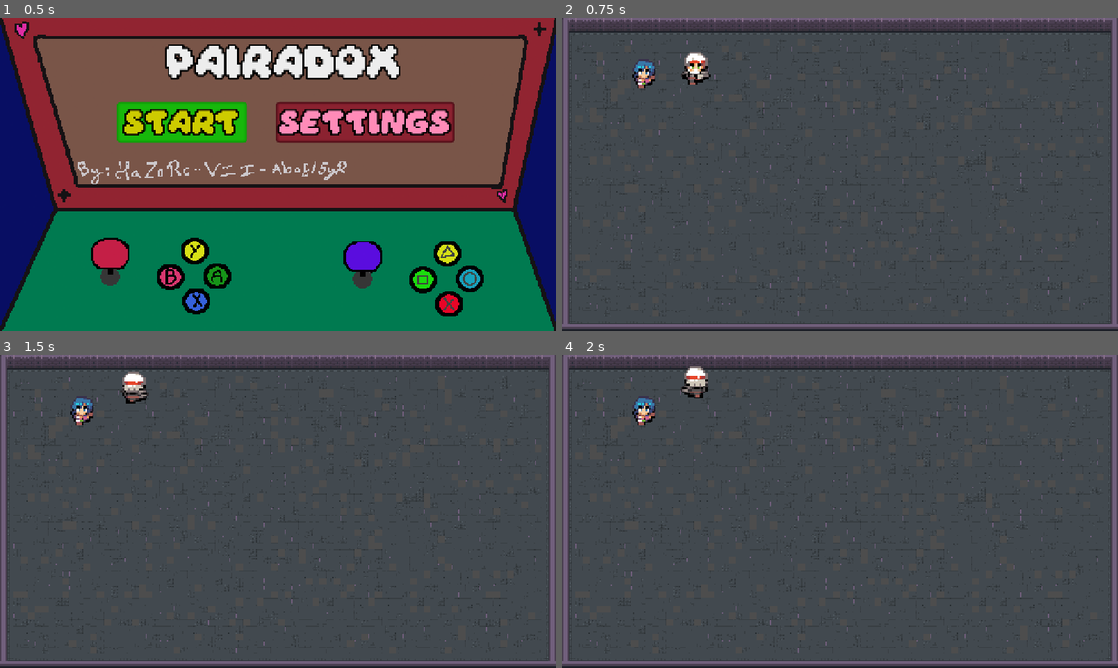
Above: before the commit, frames 1-4 (two rows, left to right).
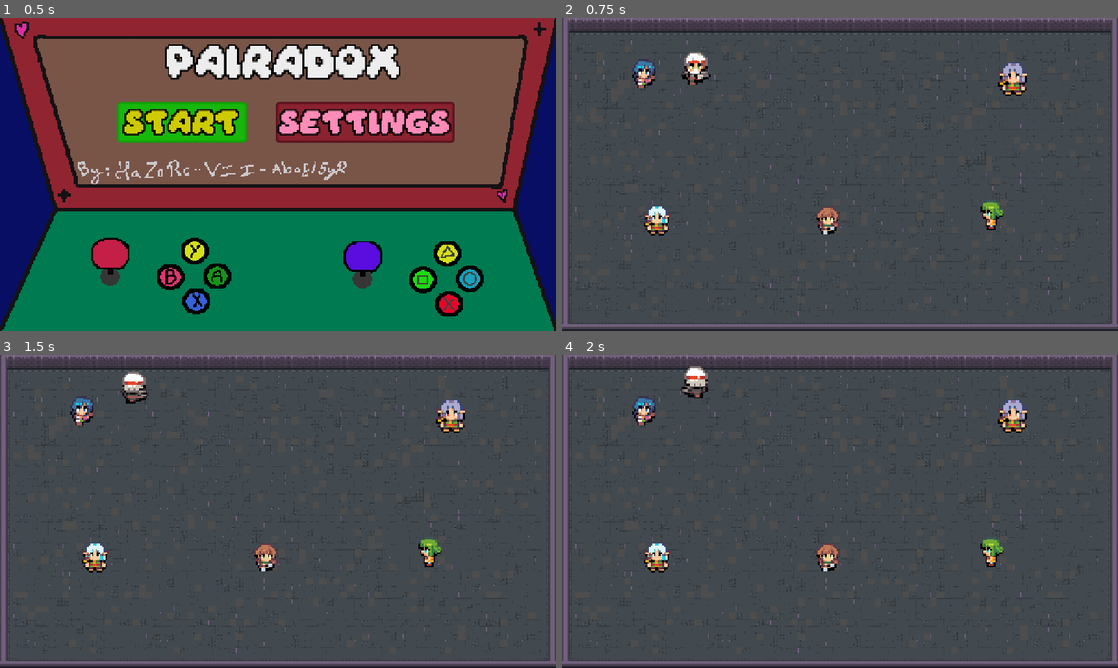
Above: after the commit, the same moments.

Repository: vii-abdullatif/Co-op
Game: Godot game, scene res://scenes/main_menu/main_menu.tscn
The game is run twice, just before and just after one commit, with the same random seed, the same clock (stepped at 60 frames per second) and the same inputs.
Inputs (mouse positions are in pixels of both pictures, inside the frame that each line leads up to):
- Up to frame 1 (0.5 s): no input
- Up to frame 2 (0.75 s): click "START" at 0.5 s
- Up to frame 3 (1.5 s): tap Enter at 1.25 s; move the mouse to (400, 495) at 1.27 s; hold Up (ui_up) from 1.28 s (still down); tap Down (down_2) at 1.35 s; click (400, 495) at 1.42 s
- Up to frame 4 (2 s): keep holding Up (ui_up)

Frame 1 is identical in both runs. In frame 2, 1.3% of the frame differs, in the area x 14-84%, y 14-70%; in frame 3, 1.3%; in frame 4, 1.3%.

Commit message:
added the main hall

Diff:
--- a/scenes/game/game.tscn
+++ b/scenes/game/game.tscn
@@ -3,7 +3,11 @@
 [ext_resource type="Texture2D" uid="uid://bp5wavej2q27b" path="res://assets/Dungeon tileset/Dungeon tileset.png" id="1_7h61r"]
 [ext_resource type="Texture2D" uid="uid://cyev0p8o206w2" path="res://assets/MiniTileset-Dungeon/Dungeon.png" id="2_0sr1o"]
 [ext_resource type="PackedScene" uid="uid://cim80q8cwlyab" path="res://scenes/players/player_1/player_1.tscn" id="3_0sr1o"]
+[ext_resource type="PackedScene" uid="uid://c0vcfe1ytycmv" path="res://scenes/players/npcs/football.tscn" id="4_87uf6"]
 [ext_resource type="PackedScene" uid="uid://dwmlsmiaqejwj" path="res://scenes/players/player_2/player_2.tscn" id="4_kelw5"]
+[ext_resource type="PackedScene" uid="uid://cwvn73xk3i87u" path="res://scenes/players/npcs/tictactoe.tscn" id="5_2a8rs"]
+[ext_resource type="PackedScene" uid="uid://ba71u2txgprci" path="res://scenes/players/npcs/math.tscn" id="6_4j704"]
+[ext_resource type="PackedScene" uid="uid://duiuad5c3vfjv" path="res://scenes/players/npcs/duck.tscn" id="8_kp23o"]
 
 [sub_resource type="TileSetAtlasSource" id="TileSetAtlasSource_kelw5"]
 texture = ExtResource("1_7h61r")
@@ -586,6 +590,22 @@
 position = Vector2(189, 122)
 scale = Vector2(3.839996, 3.839996)
 
+[node name="CharacterBody2D4" parent="." unique_id=960779596 instance=ExtResource("4_87uf6")]
+position = Vector2(219, 462)
+scale = Vector2(3.839996, 3.839996)
+
+[node name="CharacterBody2D3" parent="." unique_id=193383448 instance=ExtResource("5_2a8rs")]
+position = Vector2(612, 460.00003)
+scale = Vector2(3.839996, 3.839996)
+
+[node name="CharacterBody2D2" parent="." unique_id=1170686652 instance=ExtResource("6_4j704")]
+position = Vector2(986, 450)
+scale = Vector2(3.839996, 3.839996)
+
 [node name="Player2" parent="." unique_id=1798007415 instance=ExtResource("4_kelw5")]
 position = Vector2(308, 109.00001)
 scale = Vector2(4.3599997, 4.3599997)
+
+[node name="CharacterBody2D" parent="." unique_id=1743809907 instance=ExtResource("8_kp23o")]
+position = Vector2(1039, 136)
+scale = Vector2(4.3599997, 4.3599997)
--- /dev/null
+++ b/scenes/players/npcs/area_2d.gd
@@ -0,0 +1,16 @@
+extends Area2D
+
+var players_inside: Array[Node2D] = []
+
+func _on_body_entered(body: Node2D) -> void:
+	if body.is_in_group("player") and body not in players_inside:
+		players_inside.append(body)
+
+func _on_body_exited(body: Node2D) -> void:
+	players_inside.erase(body)
+
+func _process(_delta: float) -> void:
+	for p in players_inside:
+		if Input.is_action_just_pressed(p.interact_action):
+			get_tree().change_scene_to_file("res://scenes/math/enter/control.tscn")
+			return
--- /dev/null
+++ b/scenes/players/npcs/area_2dfoot.gd
@@ -0,0 +1,18 @@
+extends Area2D
+
+var players_inside: Array[Node2D] = []
+
+func _on_body_entered(body: Node2D) -> void:
+	print("entered: ", body.name, " | in group: ", body.is_in_group("player"))
+	if body.is_in_group("player") and body not in players_inside:
+		players_inside.append(body)
+
+func _on_body_exited(body: Node2D) -> void:
+	players_inside.erase(body)
+
+func _process(_delta: float) -> void:
+	for p in players_inside:
+		if Input.is_action_just_pressed(p.interact_action):
+			print("pressed: ", p.interact_action)
+			get_tree().change_scene_to_file("res://scenes/football_header_minigame/football.tscn")
+			return
--- /dev/null
+++ b/scenes/players/npcs/area_2dtic.gd
@@ -0,0 +1,16 @@
+extends Area2D
+
+var players_inside: Array[Node2D] = []
+
+func _on_body_entered(body: Node2D) -> void:
+	if body.is_in_group("player") and body not in players_inside:
+		players_inside.append(body)
+
+func _on_body_exited(body: Node2D) -> void:
+	players_inside.erase(body)
+
+func _process(_delta: float) -> void:
+	for p in players_inside:
+		if Input.is_action_just_pressed(p.interact_action):
+			get_tree().change_scene_to_file("res://scenes/tictactoe/initial.tscn")
+			return
--- /dev/null
+++ b/scenes/players/npcs/area_2duck.gd
@@ -0,0 +1,16 @@
+extends Area2D
+
+var players_inside: Array[Node2D] = []
+
+func _on_body_entered(body: Node2D) -> void:
+	if body.is_in_group("player") and body not in players_inside:
+		players_inside.append(body)
+
+func _on_body_exited(body: Node2D) -> void:
+	players_inside.erase(body)
+
+func _process(_delta: float) -> void:
+	for p in players_inside:
+		if Input.is_action_just_pressed(p.interact_action):
+			get_tree().change_scene_to_file("res://scenes/bath_duck_minigame/bath_ducks_screen.tscn")
+			return
--- /dev/null
+++ b/scenes/players/npcs/duck.tscn
@@ -0,0 +1,44 @@
+[gd_scene format=3 uid="uid://duiuad5c3vfjv"]
+
+[ext_resource type="Texture2D" uid="uid://cfwye1mqvdv70" path="res://assets/SuperRetroWorld_CharacterPack_Full/SuperRetroWorld_CharacterPack_Full/sprite/character_17-24.png" id="1_pqkwf"]
+[ext_resource type="Script" uid="uid://85rawknjusou" path="res://scenes/players/npcs/area_2duck.gd" id="2_pqkwf"]
+
+[sub_resource type="AtlasTexture" id="AtlasTexture_2mqgs"]
+atlas = ExtResource("1_pqkwf")
+region = Rect2(64, 0, 16, 20)
+
+[sub_resource type="SpriteFrames" id="SpriteFrames_s7wsd"]
+animations = [{
+"frames": [{
+"duration": 1.0,
+"texture": SubResource("AtlasTexture_2mqgs")
+}],
+"loop": 1,
+"name": &"default",
+"speed": 5.0
+}]
+
+[sub_resource type="CircleShape2D" id="CircleShape2D_s7wsd"]
+radius = 8.0
+
+[sub_resource type="CircleShape2D" id="CircleShape2D_s7rlf"]
+radius = 25.0
+
+[node name="CharacterBody2D" type="CharacterBody2D" unique_id=960779596]
+
+[node name="AnimatedSprite2D" type="AnimatedSprite2D" parent="." unique_id=186722042]
+sprite_frames = SubResource("SpriteFrames_s7wsd")
+
+[node name="CollisionShape2D" type="CollisionShape2D" parent="." unique_id=1481718241]
+position = Vector2(0, 2)
+shape = SubResource("CircleShape2D_s7wsd")
+
+[node name="Area2D" type="Area2D" parent="." unique_id=1045191140]
+script = ExtResource("2_pqkwf")
+
+[node name="CollisionShape2D" type="CollisionShape2D" parent="Area2D" unique_id=277531108]
+position = Vector2(0, 2)
+shape = SubResource("CircleShape2D_s7rlf")
+
+[connection signal="body_entered" from="Area2D" to="Area2D" method="_on_body_entered"]
+[connection signal="body_exited" from="Area2D" to="Area2D" method="_on_body_exited"]
--- /dev/null
+++ b/scenes/players/npcs/football.tscn
@@ -0,0 +1,44 @@
+[gd_scene format=3 uid="uid://c0vcfe1ytycmv"]
+
+[ext_resource type="Texture2D" uid="uid://dx6qug5u82daa" path="res://assets/SuperRetroWorld_CharacterPack_Full/SuperRetroWorld_CharacterPack_Full/sprite/character_1-8.png" id="1_fmaqy"]
+[ext_resource type="Script" uid="uid://bda1gyvrj7xsn" path="res://scenes/players/npcs/area_2dfoot.gd" id="2_6lv1f"]
+
+[sub_resource type="AtlasTexture" id="AtlasTexture_ihslv"]
+atlas = ExtResource("1_fmaqy")
+region = Rect2(64, 0, 16, 20)
+
+[sub_resource type="SpriteFrames" id="SpriteFrames_s7wsd"]
+animations = [{
+"frames": [{
+"duration": 1.0,
+"texture": SubResource("AtlasTexture_ihslv")
+}],
+"loop": 1,
+"name": &"default",
+"speed": 5.0
+}]
+
+[sub_resource type="CircleShape2D" id="CircleShape2D_s7wsd"]
+radius = 8.0
+
+[sub_resource type="CircleShape2D" id="CircleShape2D_s7rlf"]
+radius = 25.0
+
+[node name="CharacterBody2D" type="CharacterBody2D" unique_id=960779596]
+
+[node name="AnimatedSprite2D" type="AnimatedSprite2D" parent="." unique_id=186722042]
+sprite_frames = SubResource("SpriteFrames_s7wsd")
+
+[node name="CollisionShape2D" type="CollisionShape2D" parent="." unique_id=1481718241]
+position = Vector2(0, 2)
+shape = SubResource("CircleShape2D_s7wsd")
+
+[node name="Area2D" type="Area2D" parent="." unique_id=1045191140]
+script = ExtResource("2_6lv1f")
+
+[node name="CollisionShape2D" type="CollisionShape2D" parent="Area2D" unique_id=277531108]
+position = Vector2(0, 2)
+shape = SubResource("CircleShape2D_s7rlf")
+
+[connection signal="body_entered" from="Area2D" to="Area2D" method="_on_body_entered"]
+[connection signal="body_exited" from="Area2D" to="Area2D" method="_on_body_exited"]
--- /dev/null
+++ b/scenes/players/npcs/math.tscn
@@ -0,0 +1,45 @@
+[gd_scene format=3 uid="uid://ba71u2txgprci"]
+
+[ext_resource type="Texture2D" uid="uid://cfwye1mqvdv70" path="res://assets/SuperRetroWorld_CharacterPack_Full/SuperRetroWorld_CharacterPack_Full/sprite/character_17-24.png" id="1_mijhf"]
+[ext_resource type="Script" uid="uid://dvxvxgrpuhrw4" path="res://scenes/players/npcs/area_2d.gd" id="2_h2pix"]
+
+[sub_resource type="AtlasTexture" id="AtlasTexture_whu1y"]
+atlas = ExtResource("1_mijhf")
+region = Rect2(64, 100, 16, 20)
+
+[sub_resource type="SpriteFrames" id="SpriteFrames_s7wsd"]
+animations = [{
+"frames": [{
+"duration": 1.0,
+"texture": SubResource("AtlasTexture_whu1y")
+}],
+"loop": 1,
+"name": &"default",
+"speed": 5.0
+}]
+
+[sub_resource type="CircleShape2D" id="CircleShape2D_s7wsd"]
+radius = 8.0
+
+[sub_resource type="CircleShape2D" id="CircleShape2D_s7rlf"]
+radius = 25.0
+
+[node name="CharacterBody2D" type="CharacterBody2D" unique_id=960779596]
+
+[node name="AnimatedSprite2D" type="AnimatedSprite2D" parent="." unique_id=186722042]
+sprite_frames = SubResource("SpriteFrames_s7wsd")
+
+[node name="CollisionShape2D" type="CollisionShape2D" parent="." unique_id=1481718241]
+position = Vector2(0, 2)
+shape = SubResource("CircleShape2D_s7wsd")
+
+[node name="Area2D" type="Area2D" parent="." unique_id=1045191140]
+script = ExtResource("2_h2pix")
+
+[node name="CollisionShape2D" type="CollisionShape2D" parent="Area2D" unique_id=277531108]
+position = Vector2(0, 2)
+shape = SubResource("CircleShape2D_s7rlf")
+
+[connection signal="area_entered" from="Area2D" to="Area2D" method="_on_area_entered"]
+[connection signal="body_entered" from="Area2D" to="Area2D" method="_on_body_entered"]
+[connection signal="body_exited" from="Area2D" to="Area2D" method="_on_body_exited"]
--- /dev/null
+++ b/scenes/players/npcs/tictactoe.tscn
@@ -0,0 +1,44 @@
+[gd_scene format=3 uid="uid://cwvn73xk3i87u"]
+
+[ext_resource type="Texture2D" uid="uid://d4djqxki67ep1" path="res://assets/SuperRetroWorld_CharacterPack_Full/SuperRetroWorld_CharacterPack_Full/sprite/character_9-16.png" id="1_dwpxi"]
+[ext_resource type="Script" uid="uid://f6ouhdwel3pr" path="res://scenes/players/npcs/area_2dtic.gd" id="2_edk2o"]
+
+[sub_resource type="AtlasTexture" id="AtlasTexture_edk2o"]
+atlas = ExtResource("1_dwpxi")
+region = Rect2(48, 80, 16, 20)
+
+[sub_resource type="SpriteFrames" id="SpriteFrames_s7wsd"]
+animations = [{
+"frames": [{
+"duration": 1.0,
+"texture": SubResource("AtlasTexture_edk2o")
+}],
+"loop": 1,
+"name": &"default",
+"speed": 5.0
+}]
+
+[sub_resource type="CircleShape2D" id="CircleShape2D_s7wsd"]
+radius = 8.0
+
+[sub_resource type="CircleShape2D" id="CircleShape2D_s7rlf"]
+radius = 25.0
+
+[node name="CharacterBody2D" type="CharacterBody2D" unique_id=960779596]
+
+[node name="AnimatedSprite2D" type="AnimatedSprite2D" parent="." unique_id=186722042]
+sprite_frames = SubResource("SpriteFrames_s7wsd")
+
+[node name="CollisionShape2D" type="CollisionShape2D" parent="." unique_id=1481718241]
+position = Vector2(0, 2)
+shape = SubResource("CircleShape2D_s7wsd")
+
+[node name="Area2D" type="Area2D" parent="." unique_id=1045191140]
+script = ExtResource("2_edk2o")
+
+[node name="CollisionShape2D" type="CollisionShape2D" parent="Area2D" unique_id=277531108]
+position = Vector2(0, 2)
+shape = SubResource("CircleShape2D_s7rlf")
+
+[connection signal="body_entered" from="Area2D" to="Area2D" method="_on_body_entered"]
+[connection signal="body_exited" from="Area2D" to="Area2D" method="_on_body_exited"]
--- a/scenes/players/player_1/player_1.gd
+++ b/scenes/players/player_1/player_1.gd
@@ -5,8 +5,10 @@
 
 @onready var sprite: AnimatedSprite2D = $AnimatedSprite2D
 var direction
+@export var interact_action := "interact_1"
 
 func _ready() -> void:
+	add_to_group("player")
 	sprite.animation = "down"
 	sprite.frame = 0
 	sprite.stop()
--- a/scenes/players/player_2/player_2.gd
+++ b/scenes/players/player_2/player_2.gd
@@ -3,8 +3,10 @@
 @onready var sprite: AnimatedSprite2D = $AnimatedSprite2D
 const SPEED = 300.0
 var direction
+@export var interact_action := "interact_2"
 
 func _ready() -> void:
+	add_to_group("player")
 	sprite.animation = "down"
 	sprite.frame = 0
 	sprite.stop()
Not shown, added: scenes/players/npcs/area_2d.gd.uid
Not shown, added: scenes/players/npcs/area_2dfoot.gd.uid
Not shown, added: scenes/players/npcs/area_2dtic.gd.uid
Not shown, added: scenes/players/npcs/area_2duck.gd.uid
